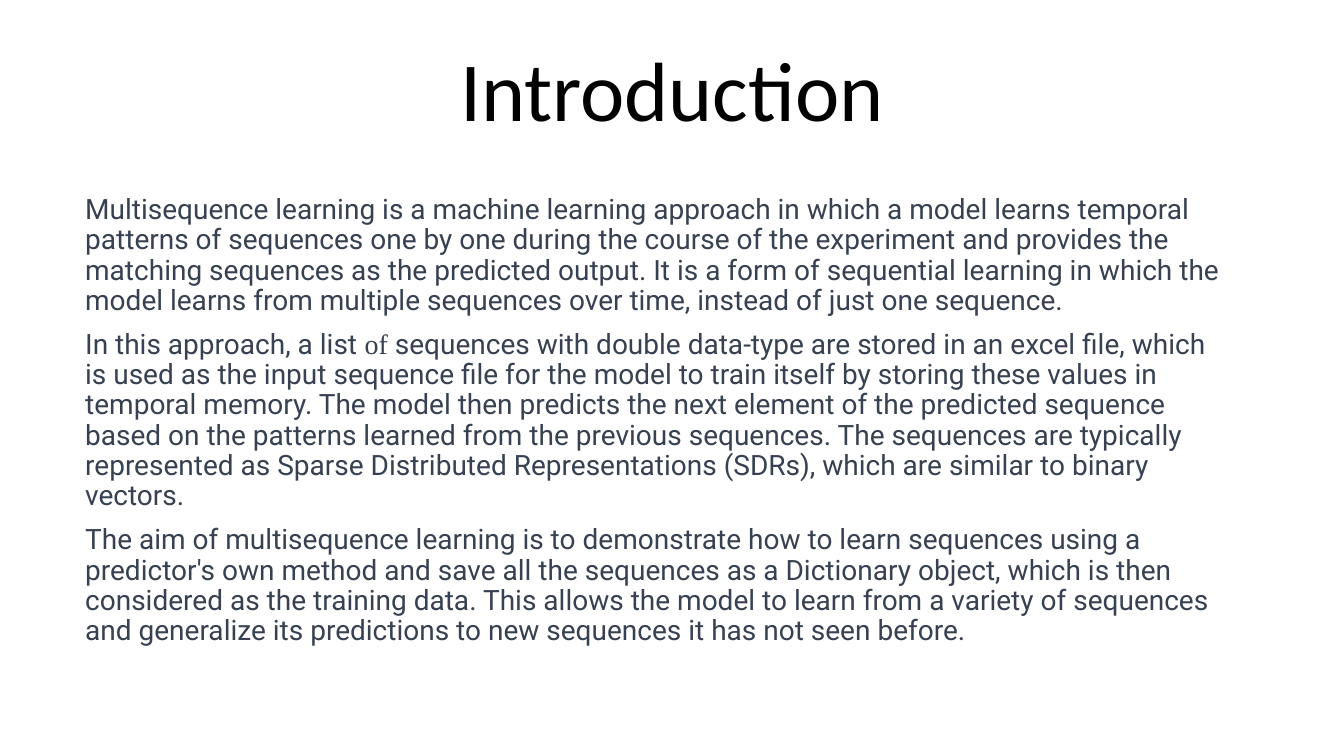
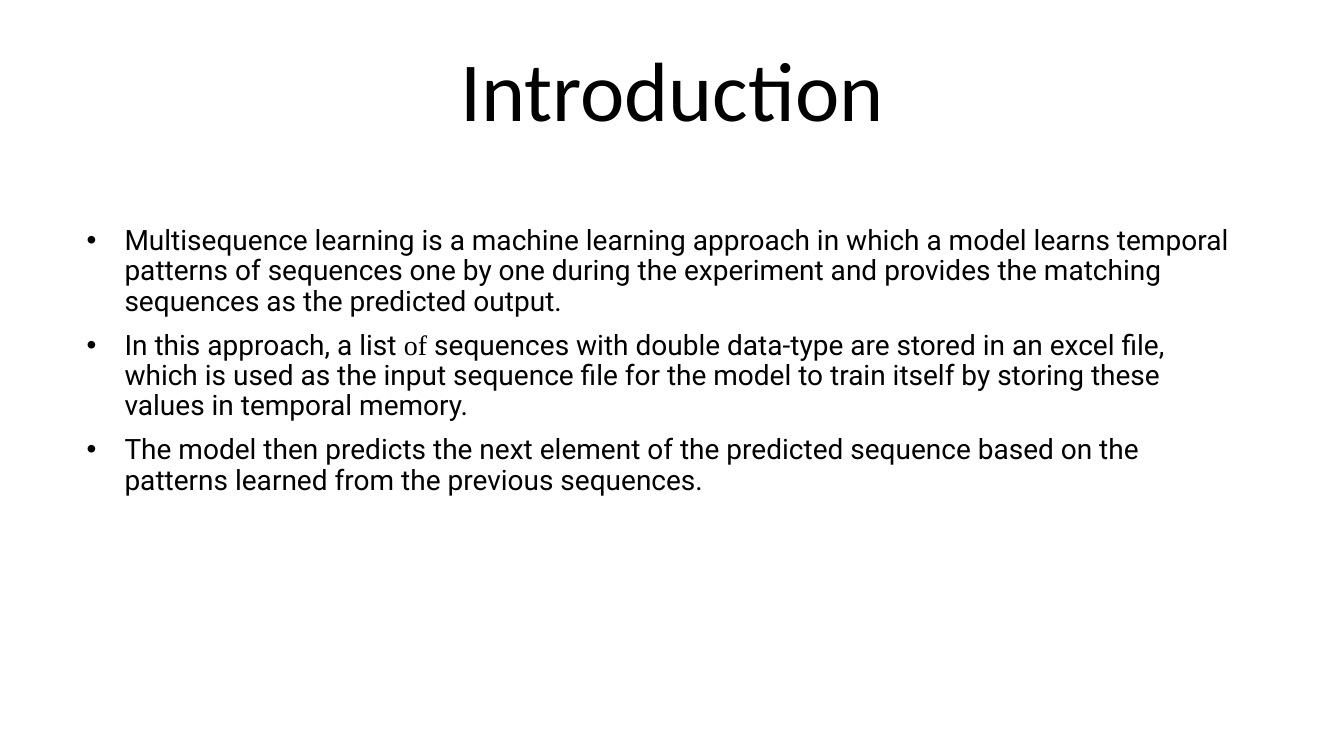
Before and after one commit to ddobric/neocortexapi, a slide deck: slide 3 of source/MySEProject/Documentation/ML2223_15 Approve Prediction of Multisequence Learning.pptx. Drawn at 1344x756 pixels with LibreOffice and Linux fonts; fonts in the diff are those of the drawing. Boxes give left, top, right and bottom in pixels: in the first picture for what was removed or moved away, otherwise in the second. Text is boxed around its words. In the diff, an @@ line names an element or a change of style, - is before the commit and + after.

Commit message:
Modified presentation and added Introduction, methodology, result and conclusion

```diff
--- a/source/MySEProject/Documentation/ML2223_15 Approve Prediction of Multisequence Learning.pptx
+++ b/source/MySEProject/Documentation/ML2223_15 Approve Prediction of Multisequence Learning.pptx
@@ subtitle at (125, 229, 1228, 496): text changed; text colour #374151 to #000000 @@
-Multisequence learning is a machine learning approach in which a model learns temporal patterns of sequences one by one during the course of the experiment and provides the matching sequences as the predicted output. It is a form of sequential learning in which the model learns from multiple sequences over time, instead of just one sequence.
-In this approach, a list of sequences with double data-type are stored in an excel file, which is used as the input sequence file for the model to train itself by storing these values in temporal memory. The model then predicts the next element of the predicted sequence based on the patterns learned from the previous sequences. The sequences are typically represented as Sparse Distributed Representations (SDRs), which are similar to binary vectors.
-The aim of multisequence learning is to demonstrate how to learn sequences using a predictor's own method and save all the sequences as a Dictionary object, which is then considered as the training data. This allows the model to learn from a variety of sequences and generalize its predictions to new sequences it has not seen before.
+• Multisequence learning is a machine learning approach in which a model learns temporal patterns of sequences one by one during the experiment and provides the matching sequences as the predicted output.
+• In this approach, a list of sequences with double data-type are stored in an excel file, which is used as the input sequence file for the model to train itself by storing these values in temporal memory.
+• The model then predicts the next element of the predicted sequence based on the patterns learned from the previous sequences.
```
Also in this commit, not shown: 2 other slides changed, 9 slides added, 7 slides removed.
